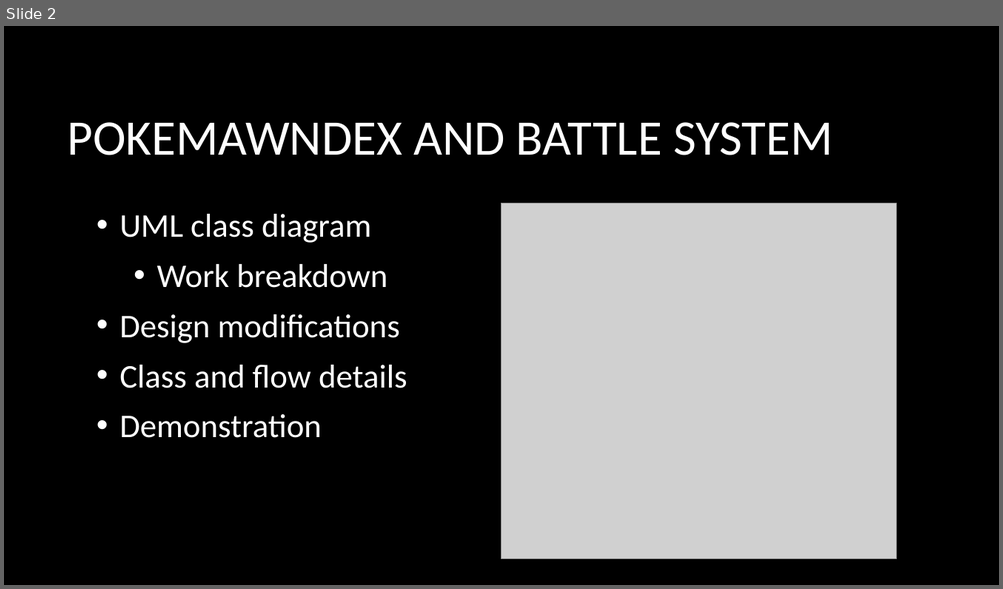
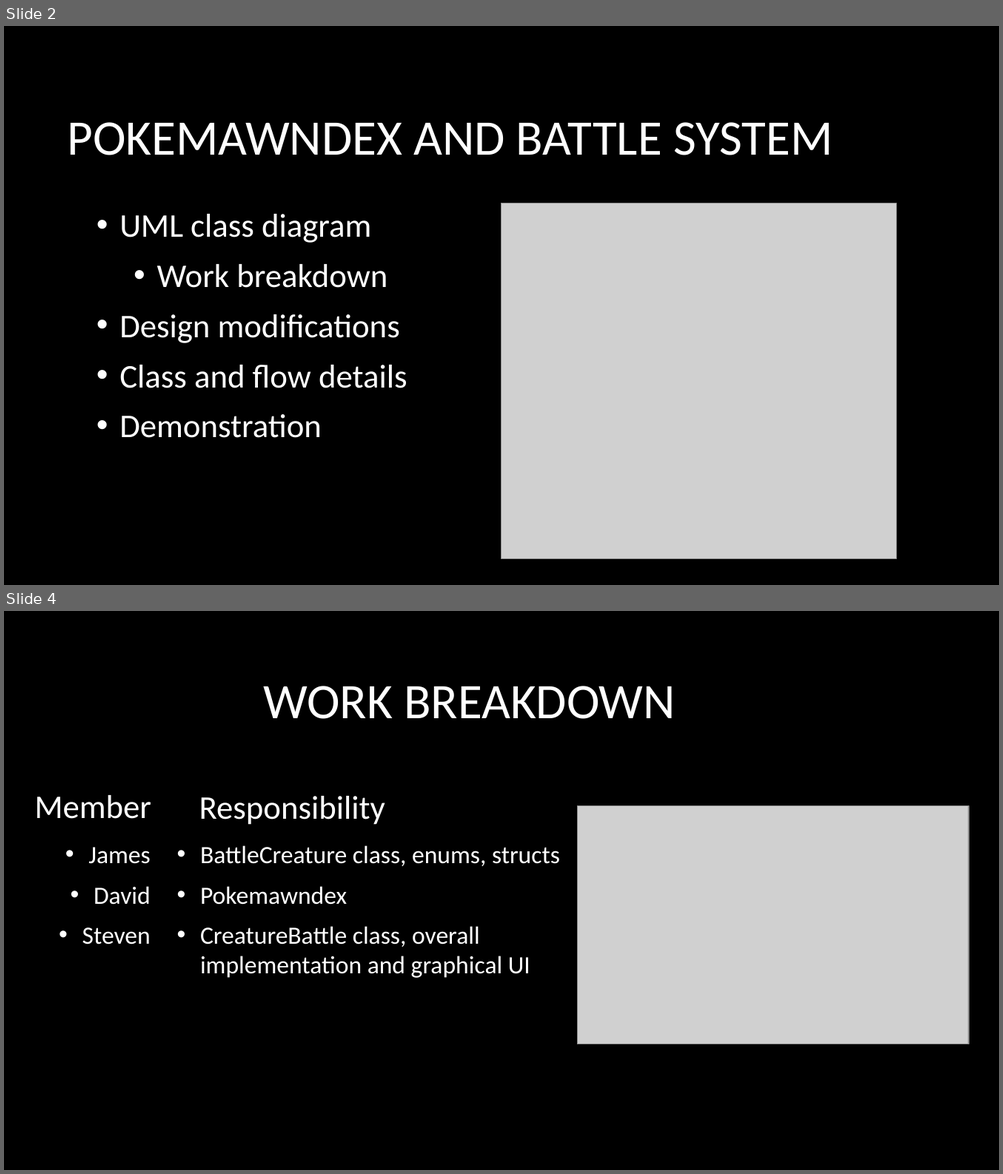
Before and after one commit to Folrig/GAM-53_SystemsFinal, a slide deck: PokemawnFinalPresentation.pptx. Shown one above the other, each under a label of ours: slide 2 before the commit, slides 2 and 4 after it; the slides between them are not shown. The pictures are 1003x589 and 1003x1174 pixels, drawn with LibreOffice and Linux fonts; fonts in the diff are those of the drawing; grey boxes stand for pictures; background and template pictures are left out. Boxes give left, top, right and bottom in pixels: in the first picture for what was removed or moved away, otherwise in the second. Text is boxed around its words. In the diff, an @@ line names an element or a change of style, - is before the commit and + after.

```diff
--- a/PokemawnFinalPresentation.pptx
+++ b/PokemawnFinalPresentation.pptx
@@ slide 4 added at [4,611,999,1170], background picture (left out) @@
@@ title added at [263,686,675,719], 48 pt, text #FFFFFF @@
+WORK BREAKDOWN
@@ text added at [34,795,151,819], 32 pt, text #FFFFFF @@
+Member
@@ text added at [199,796,385,825], 32 pt, text #FFFFFF @@
+Responsibility
@@ picture added at [577,806,969,1045] @@
@@ text added at [82,847,151,945], 24 pt, text #FFFFFF @@
+• James
+• David
+• Steven
@@ text added at [200,846,560,978], 24 pt, text #FFFFFF @@
+• BattleCreature class, enums, structs
+• Pokemawndex
+• CreatureBattle class, overall implementation and graphical UI
```
Also in this commit, not shown: 1 slide changed, 7 other slides added, 12 other files.
